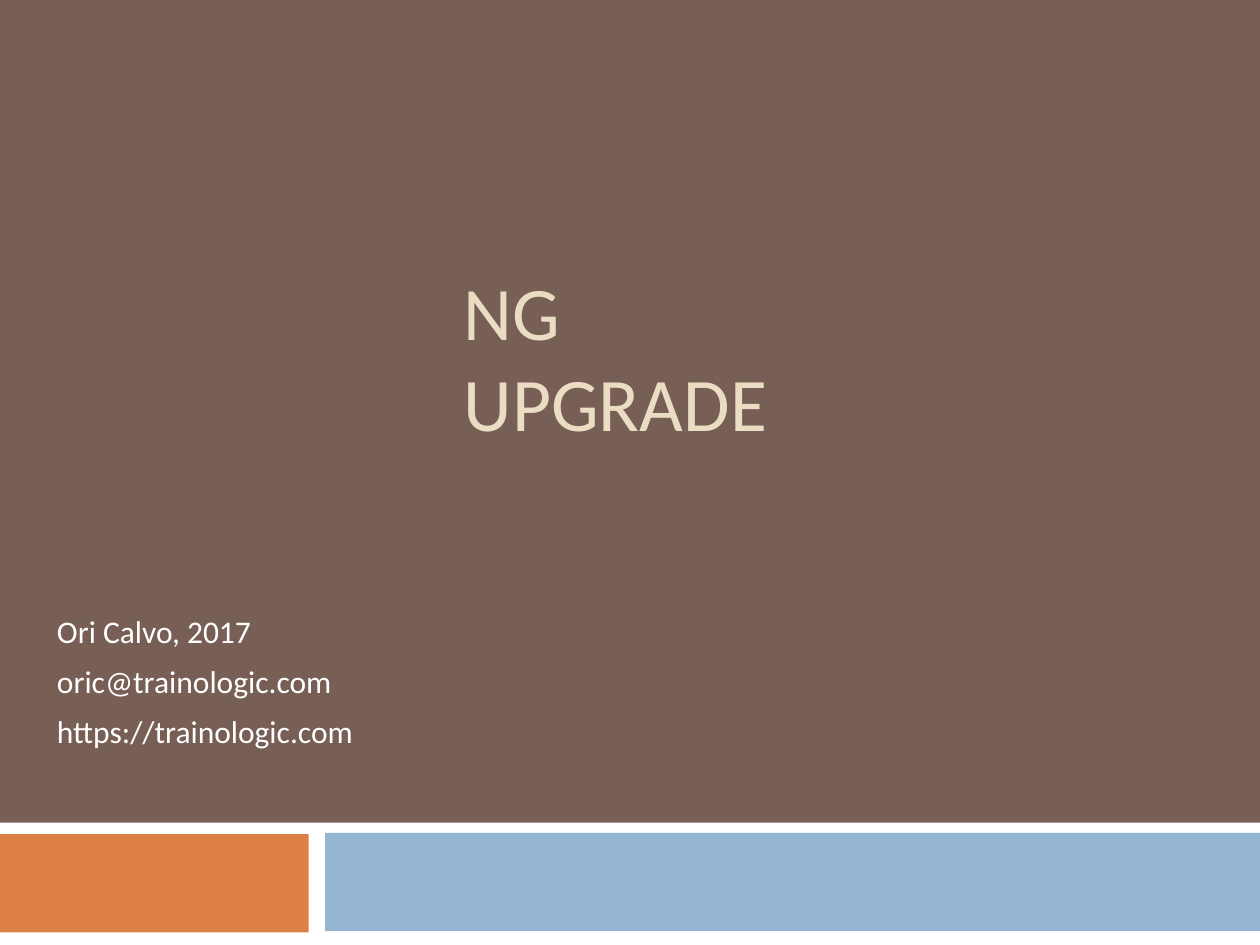
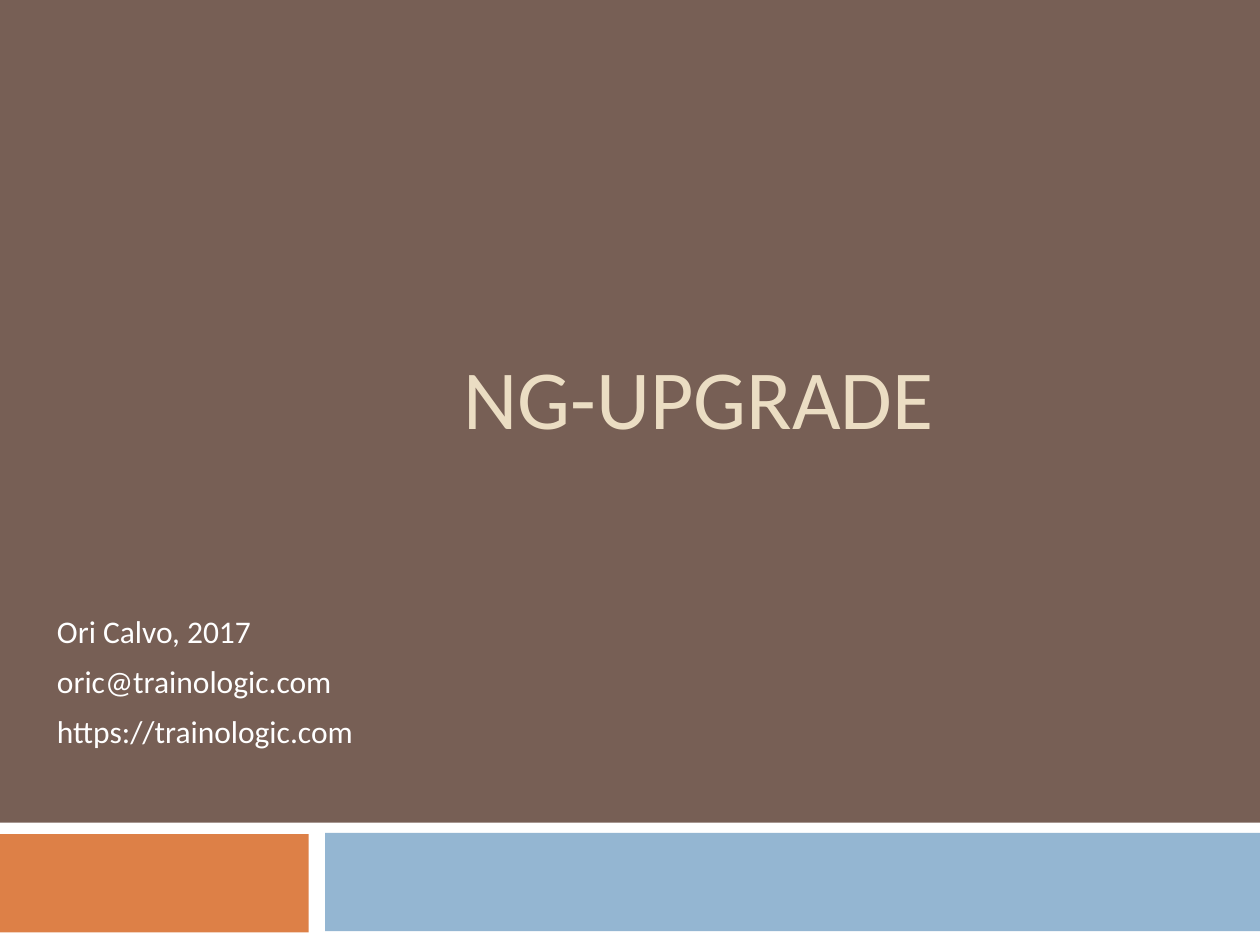
Before and after one commit to oricalvo/course-amdocs-angular, a slide deck: slide 1 of PPTs/11 NG Upgrade.pptx. Drawn at 1260x945 pixels with LibreOffice and Linux fonts; fonts in the diff are those of the drawing. Boxes give left, top, right and bottom in pixels: in the first picture for what was removed or moved away, otherwise in the second. Text is boxed around its words. In the diff, an @@ line names an element or a change of style, - is before the commit and + after.

```diff
--- a/PPTs/11 NG Upgrade.pptx
+++ b/PPTs/11 NG Upgrade.pptx
@@ title at bbox=[464, 374, 934, 430]: text changed; size 43.2 to 48 pt @@
-NG UPGRADE
+NG-UPGRADE
```
Also in this commit, not shown: 3 other slides changed, 16 slides added, 1 other file.
